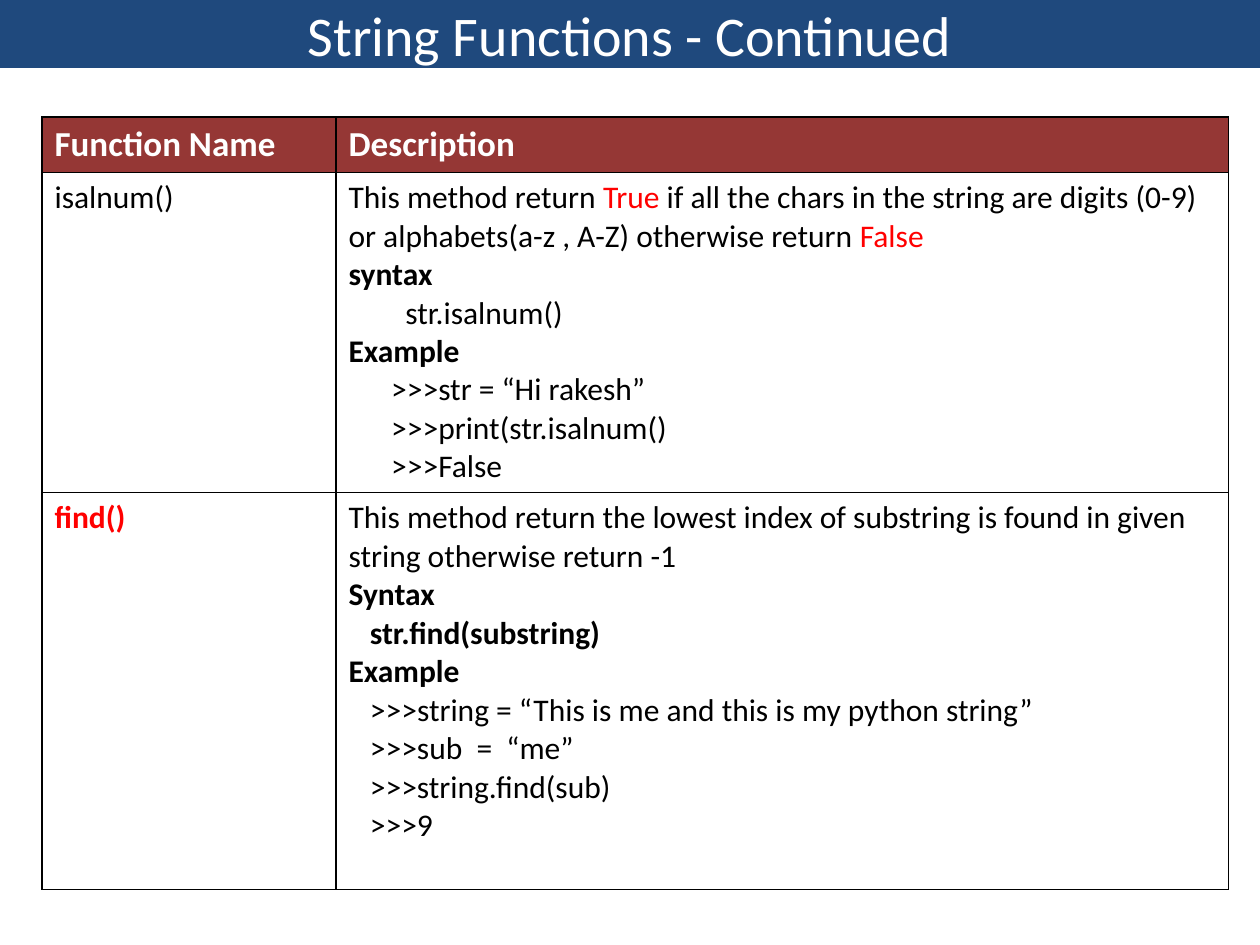
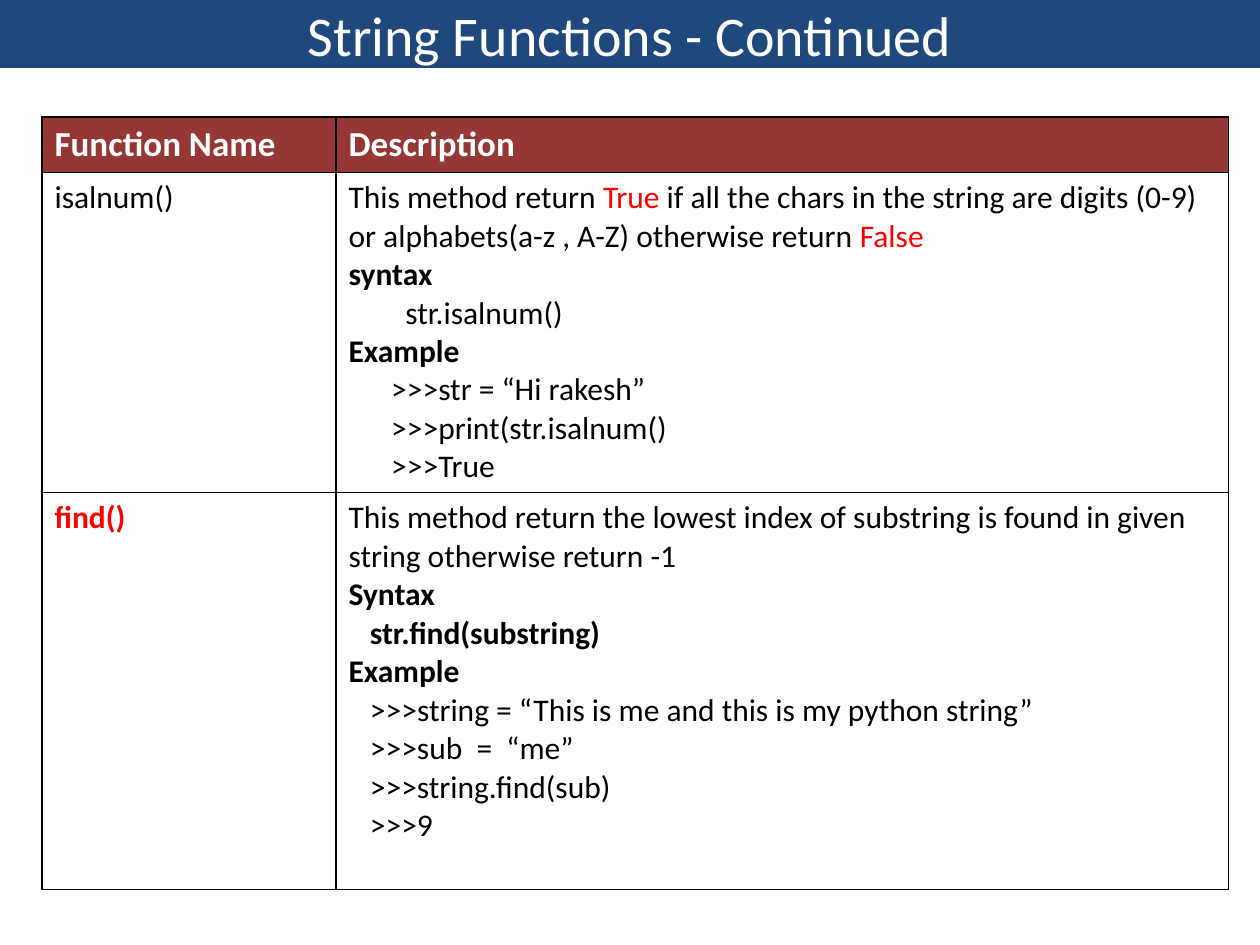
Before and after one commit to davcpscn/XI, a slide deck: slide 16 of Presentations/String.pptx. Drawn at 1260x945 pixels with LibreOffice and Linux fonts; fonts in the diff are those of the drawing. Boxes give left, top, right and bottom in pixels: in the first picture for what was removed or moved away, otherwise in the second. Text is boxed around its words. In the diff, an @@ line names an element or a change of style, - is before the commit and + after.

```diff
--- a/Presentations/String.pptx
+++ b/Presentations/String.pptx
@@ table at [42,117,1227,877] @@
-row 2, column 2: This method return True if all the chars in the string are digits (0-9) or alphabets(a-z , A-Z) otherwise return False / syntax / str.isalnum() / Example / >>>str = “Hi rakesh” / >>>print(str.isalnum() / >>>False
+row 2, column 2: This method return True if all the chars in the string are digits (0-9) or alphabets(a-z , A-Z) otherwise return False / syntax / str.isalnum() / Example / >>>str = “Hi rakesh” / >>>print(str.isalnum() / >>>True
```
Also in this commit, not shown: 3 other slides changed, 9 other files.
